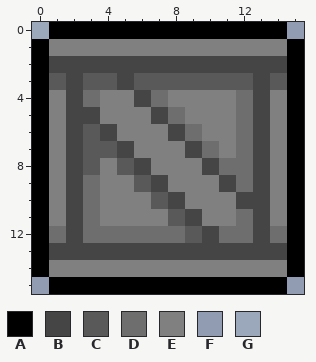
File history of a pixel-art sprite, Mover/Mover/images/boxes/box.png. Above, as it was before the edit.
The file is 64x64 pixels, drawn in blocks of 4x4; one block is one cell here. Colours within 5 levels of each other are drawn and written as one.
Palette (. is transparent): A #000000  B #454545  C #595959  D #6e6e6e  E #808080  F #919cb3  G #9ba7ba
New version:
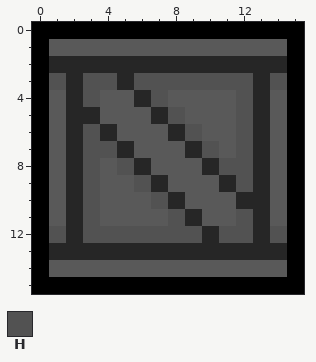
Colours new in this view: H #525252
The exact change:
Colour B changes from #454545 to #262626.
The author changed colour F to colour A in row 0 at x 15; in row 15 at x 0 and 15.
The author changed colour G to colour A in row 0 at x 0.
The author changed colour E to colour C in row 1 at x 1 to 14; in row 4 at x 1, 4 to 5, 8 to 11 and 14; in row 5 at x 1, 4 to 6, 9 to 11 and 14; in row 6 at x 1, 5 to 7, 10 to 11 and 14; in row 7 at x 1, 6 to 8, 11 and 14; in row 8 at x 1, 4, 7 to 9 and 14.
The author changed colour E to colour C in row 9 at x 1, 4 to 5, 8 to 10 and 14; in row 10 at x 1, 4 to 6, 9 to 11 and 14; in row 11 at x 1, 4 to 7, 10 to 11 and 14; in row 14 at x 1 to 14.
The author changed colour C to colour H in row 3 at x 1, 3 to 4, 6 to 12 and 14; in row 6 at x 3; in row 7 at x 3 to 4; in row 8 at x 3 and 5; in row 9 at x 6; in row 10 at x 7.
The author changed colour C to colour H in row 11 at x 8; in row 12 at x 9.
The author changed colour D to colour H in row 4 at x 3, 7 and 12; in row 5 at x 8 and 12; in row 6 at x 9 and 12; in row 7 at x 10 and 12; in row 8 at x 11 to 12; in row 9 at x 3 and 12.
The author changed colour D to colour H in row 10 at x 3; in row 11 at x 3 and 12; in row 12 at x 1, 3 to 8, 11 to 12 and 14.
Where, in picture pixels (left, top, right, bottom), the same in both pictures:
changed: (32, 22, 304, 294)
